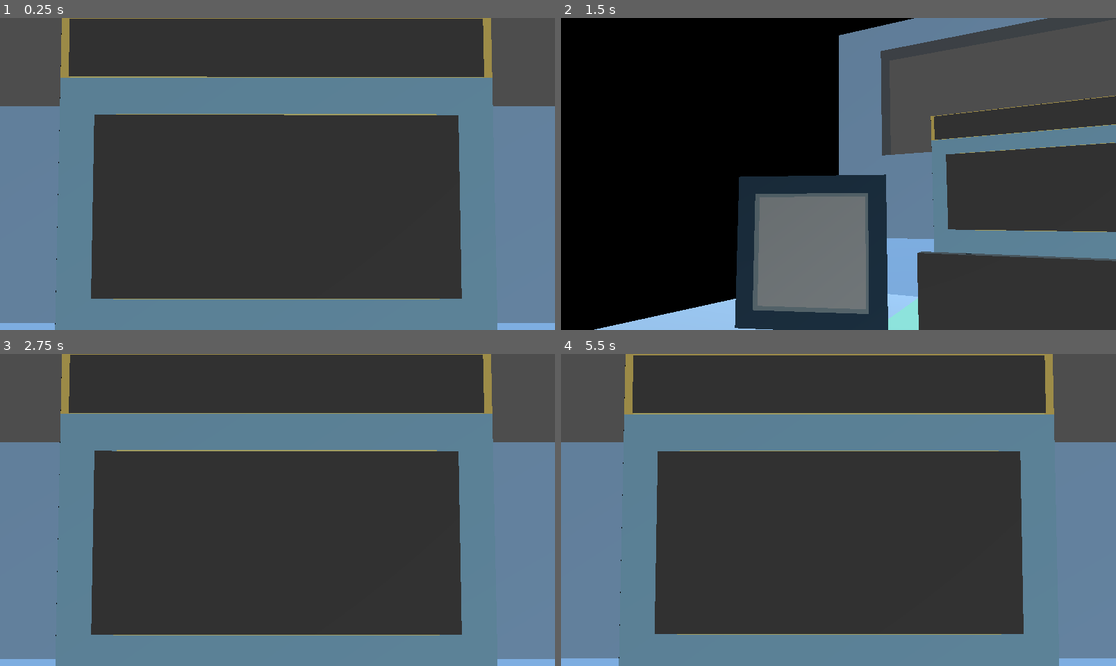
Above: before the commit, frames 1-4 (two rows, left to right).
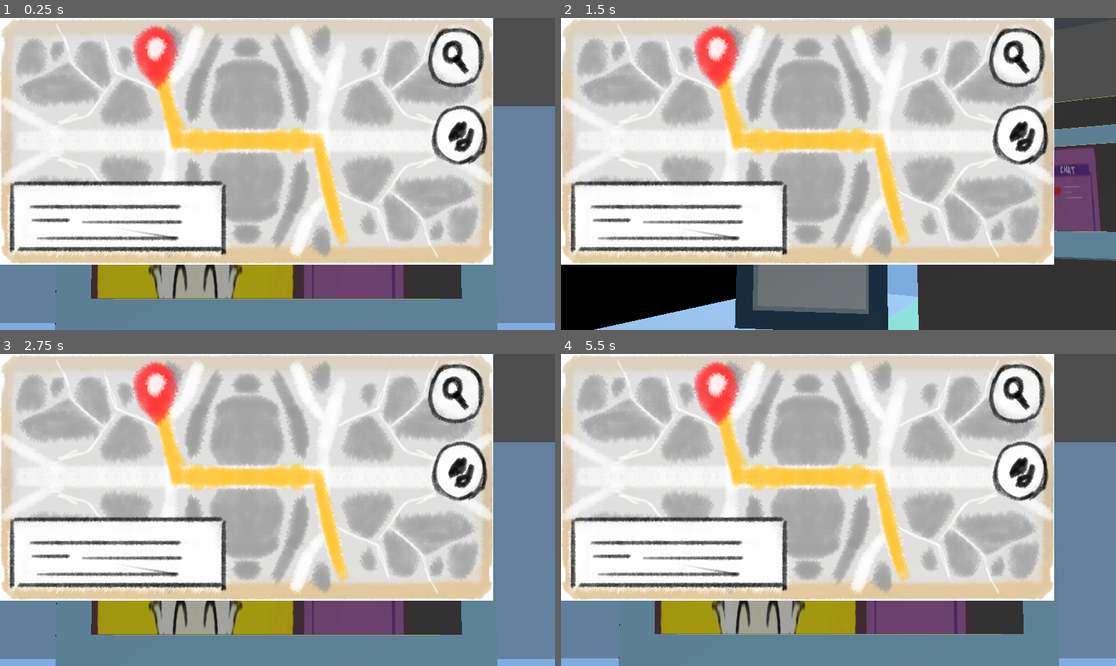
Above: after the commit, the same moments.

Repository: ATTOCORRECT/PianoVirus-ProjectFiles
Game: Godot game, scene res://Scenes/game.tscn
The game is run twice, just before and just after one commit, with the same random seed, the same clock (stepped at 60 frames per second) and the same inputs.
Inputs (mouse positions are in pixels of both pictures, inside the frame that each line leads up to):
- Up to frame 1 (0.25 s): no input
- Up to frame 2 (1.5 s): tap Enter at 0.5 s; move the mouse to (960, 158) at 0.52 s; hold S (look_down) 0.53-1.28 s; click (960, 158) at 0.67 s; move the mouse to (727, 189) at 1.27 s; tap A (look_left) at 1.35 s; click (727, 189) at 1.42 s
- Up to frame 3 (2.75 s): move the mouse to (333, 441) at 2.02 s; hold D (look_right) from 2.03 s (still down); click (333, 441) at 2.17 s
- Up to frame 4 (5.5 s): move the mouse to (810, 572) at 2.77 s; release D (look_right) at 2.78 s; tap W (look_up) at 2.85 s; click (810, 572) at 2.92 s; tap Space at 3.5 s; move the mouse to (1005, 556) at 3.52 s; hold S (look_down) 3.53-4.28 s; click (1005, 556) at 3.67 s; move the mouse to (672, 463) at 4.27 s; tap A (look_left) at 4.35 s; click (672, 463) at 4.42 s; move the mouse to (866, 510) at 5.02 s; hold D (look_right) from 5.03 s (still down); click (866, 510) at 5.17 s

The runs differ from the first frame. In frame 1, 75% of the frame differs, in the area x 0-89%, y 0-90%; in frame 2, 72%; in frame 3, 75%; in frame 4, 75%.

Commit message:
UI Stuffs

Diff:
--- a/just_space_things_godot/Scenes/Panels/Console & Map/console_stream_&_chat.tscn
+++ b/just_space_things_godot/Scenes/Panels/Console & Map/console_stream_&_chat.tscn
@@ -1,4 +1,49 @@
-[gd_scene format=3 uid="uid://cuw7w5pakdqvd"]
+[gd_scene load_steps=10 format=3 uid="uid://cuw7w5pakdqvd"]
+
+[ext_resource type="Texture2D" uid="uid://bdjk5bdltesrp" path="res://Assets/Sprites/Streamer/STREAMER1.png" id="1_tl1mj"]
+[ext_resource type="Texture2D" uid="uid://c631lbpwbiyf" path="res://Assets/Sprites/Streamer/STREAMER2.png" id="2_d2120"]
+[ext_resource type="Texture2D" uid="uid://c52kfic5fm031" path="res://Assets/Sprites/Chat/CHAT1.png" id="3_y1l48"]
+[ext_resource type="Texture2D" uid="uid://c1ge83s1ympd8" path="res://Assets/Sprites/Chat/CHAT2.png" id="4_vw14x"]
+[ext_resource type="Texture2D" uid="uid://dqisu4fkvlpua" path="res://Assets/Sprites/Chat/CHAT3.png" id="5_yrjpi"]
+[ext_resource type="Texture2D" uid="uid://drg83iuiobgqq" path="res://Assets/Sprites/Chat/CHAT4.png" id="6_meh6v"]
+[ext_resource type="Texture2D" uid="uid://bky0qr7wekf54" path="res://Assets/Sprites/Chat/CHAT5.png" id="7_il2a5"]
+
+[sub_resource type="SpriteFrames" id="SpriteFrames_gq12r"]
+animations = [{
+"frames": [{
+"duration": 4.0,
+"texture": ExtResource("1_tl1mj")
+}, {
+"duration": 1.0,
+"texture": ExtResource("2_d2120")
+}],
+"loop": true,
+"name": &"default",
+"speed": 5.0
+}]
+
+[sub_resource type="SpriteFrames" id="SpriteFrames_ld2fb"]
+animations = [{
+"frames": [{
+"duration": 1.0,
+"texture": ExtResource("3_y1l48")
+}, {
+"duration": 1.0,
+"texture": ExtResource("4_vw14x")
+}, {
+"duration": 1.0,
+"texture": ExtResource("5_yrjpi")
+}, {
+"duration": 1.0,
+"texture": ExtResource("6_meh6v")
+}, {
+"duration": 1.0,
+"texture": ExtResource("7_il2a5")
+}],
+"loop": true,
+"name": &"default",
+"speed": 5.0
+}]
 
 [node name="Console Stream & Chat" type="Control"]
 layout_mode = 3
@@ -8,3 +53,21 @@
 offset_bottom = -0.264038
 grow_horizontal = 2
 grow_vertical = 2
+
+[node name="ColorRect" type="ColorRect" parent="."]
+layout_mode = 0
+offset_right = 768.0
+offset_bottom = 384.0
+color = Color(0.389149, 0.253854, 0.304126, 1)
+
+[node name="AnimatedSprite2D" type="AnimatedSprite2D" parent="."]
+position = Vector2(252, 195)
+scale = Vector2(0.84, 0.84)
+sprite_frames = SubResource("SpriteFrames_gq12r")
+frame_progress = 0.879452
+
+[node name="AnimatedSprite2D2" type="AnimatedSprite2D" parent="."]
+position = Vector2(627, 191)
+scale = Vector2(0.85735, 0.85735)
+sprite_frames = SubResource("SpriteFrames_ld2fb")
+frame_progress = 0.997721
--- a/just_space_things_godot/Scenes/Panels/Console & Map/map_ui.tscn
+++ b/just_space_things_godot/Scenes/Panels/Console & Map/map_ui.tscn
@@ -1,4 +1,6 @@
-[gd_scene format=3 uid="uid://chp06dgd3oifv"]
+[gd_scene load_steps=2 format=3 uid="uid://chp06dgd3oifv"]
+
+[ext_resource type="Texture2D" uid="uid://byxlx0t5bwyqm" path="res://Assets/Sprites/MAPBACKGROUND.png" id="1_muyby"]
 
 [node name="Map UI" type="Control"]
 layout_mode = 3
@@ -8,3 +10,13 @@
 offset_bottom = 0.0799866
 grow_horizontal = 2
 grow_vertical = 2
+
+[node name="ColorRect" type="ColorRect" parent="."]
+layout_mode = 0
+offset_right = 1024.0
+offset_bottom = 512.0
+
+[node name="Mapbackground" type="Sprite2D" parent="."]
+position = Vector2(512, 256)
+scale = Vector2(0.88, 0.955)
+texture = ExtResource("1_muyby")
